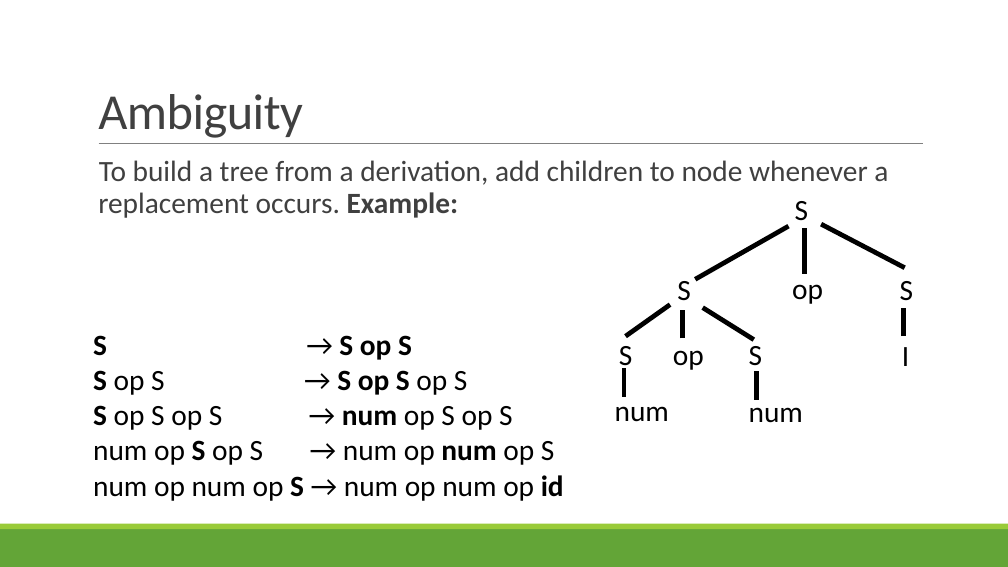
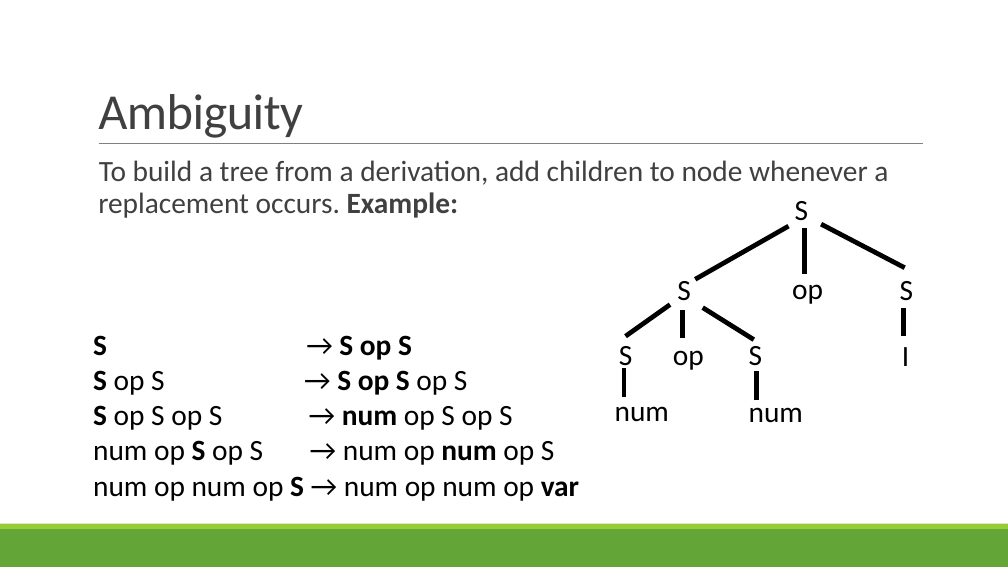
Before and after one commit to rbohrer/pl-course, a slide deck: slide 55 of LectureSlides/03Parsing.pptx. Drawn at 1008x567 pixels with LibreOffice and Linux fonts; fonts in the diff are those of the drawing. Boxes give left, top, right and bottom in pixels: in the first picture for what was removed or moved away, otherwise in the second. Text is boxed around its words. In the diff, an @@ line names an element or a change of style, - is before the commit and + after.

```diff
--- a/LectureSlides/03Parsing.pptx
+++ b/LectureSlides/03Parsing.pptx
@@ text at box(93, 335, 579, 501): text changed @@
-S → S op S
-S op S → S op S op S
-S op S op S → num op S op S
-num op S op S → num op num op S
-num op num op S → num op num op id
+S → S op S
+S op S → S op S op S
+S op S op S → num op S op S
+num op S op S → num op num op S
+num op num op S → num op num op var
```
Also in this commit, not shown: 10 other slides changed.
